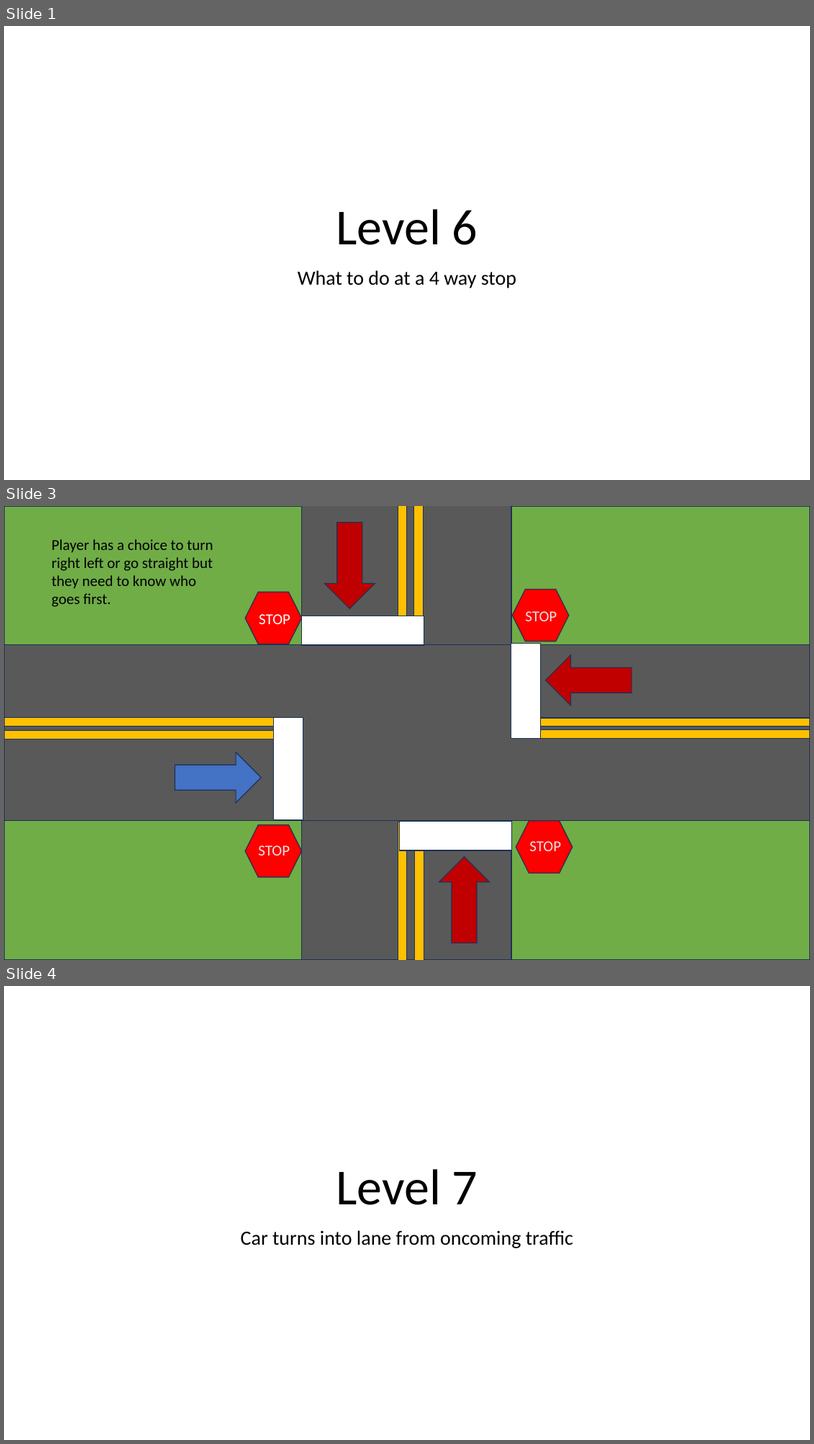
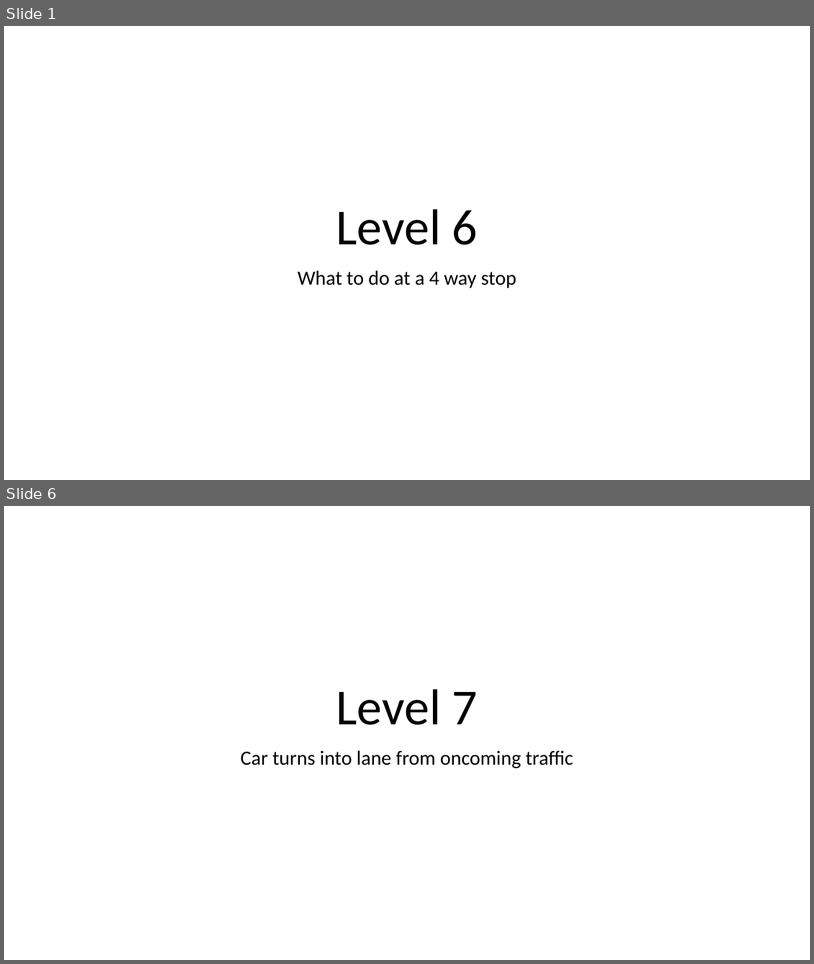
Before and after one commit to pancake423/driving-simulator, a slide deck: refs/level 6 through 10.pptm. Shown one above the other, each under a label of ours: slides 1, 3 and 4 before the commit, slides 1 and 6 after it; the slides between them are not shown. The pictures are 814x1444 and 814x964 pixels, drawn with LibreOffice and Linux fonts; fonts in the diff are those of the drawing. Boxes give left, top, right and bottom in pixels: in the first picture for what was removed or moved away, otherwise in the second. Text is boxed around its words. In the diff, an @@ line names an element or a change of style, - is before the commit and + after.

```diff
--- a/refs/level 6 through 10.pptm
+++ b/refs/level 6 through 10.pptm
@@ slide 3 removed at bbox=[4, 506, 810, 960], background #FFFFFF @@
@@ rectangle removed at bbox=[4, 506, 303, 644] @@
@@ rectangle removed at bbox=[301, 506, 511, 959] @@
@@ right arrow removed at bbox=[324, 523, 376, 609] @@
@@ rectangle removed at bbox=[399, 506, 407, 644] @@
@@ rectangle removed at bbox=[414, 506, 423, 644] @@
@@ rectangle removed at bbox=[512, 506, 810, 659] @@
@@ text removed at bbox=[52, 539, 213, 607] @@
-Player has a choice to turn right left or go straight but they need to know who goes first.
@@ hexagon removed at bbox=[245, 592, 302, 644] @@
@@ hexagon removed at bbox=[513, 589, 570, 641] @@
@@ text removed at bbox=[525, 611, 557, 621] @@
-STOP
@@ text removed at bbox=[259, 614, 291, 624] @@
-STOP
@@ rectangle removed at bbox=[301, 615, 424, 644] @@
@@ rectangle removed at bbox=[4, 644, 810, 820] @@
@@ rectangle removed at bbox=[512, 643, 540, 738] @@
@@ right arrow removed at bbox=[546, 655, 632, 705] @@
@@ rectangle removed at bbox=[4, 717, 303, 726] @@
@@ rectangle removed at bbox=[274, 718, 303, 820] @@
@@ rectangle removed at bbox=[512, 718, 810, 726] @@
@@ rectangle removed at bbox=[4, 731, 303, 739] @@
@@ rectangle removed at bbox=[512, 730, 810, 739] @@
@@ right arrow removed at bbox=[175, 752, 261, 803] @@
@@ rectangle removed at bbox=[512, 807, 810, 960] @@
@@ rectangle removed at bbox=[4, 820, 303, 960] @@
@@ hexagon removed at bbox=[245, 825, 302, 877] @@
@@ rectangle removed at bbox=[399, 822, 407, 960] @@
@@ rectangle removed at bbox=[399, 821, 512, 850] @@
@@ rectangle removed at bbox=[415, 822, 424, 960] @@
@@ hexagon removed at bbox=[517, 821, 574, 872] @@
@@ text removed at bbox=[258, 845, 290, 855] @@
-STOP
@@ text removed at bbox=[530, 841, 561, 851] @@
-STOP
@@ right arrow removed at bbox=[439, 857, 490, 943] @@
@@ what was slide 4 is now slide 6 @@
```
Also in this commit, not shown: 4 slides added, 1 other slide removed.
